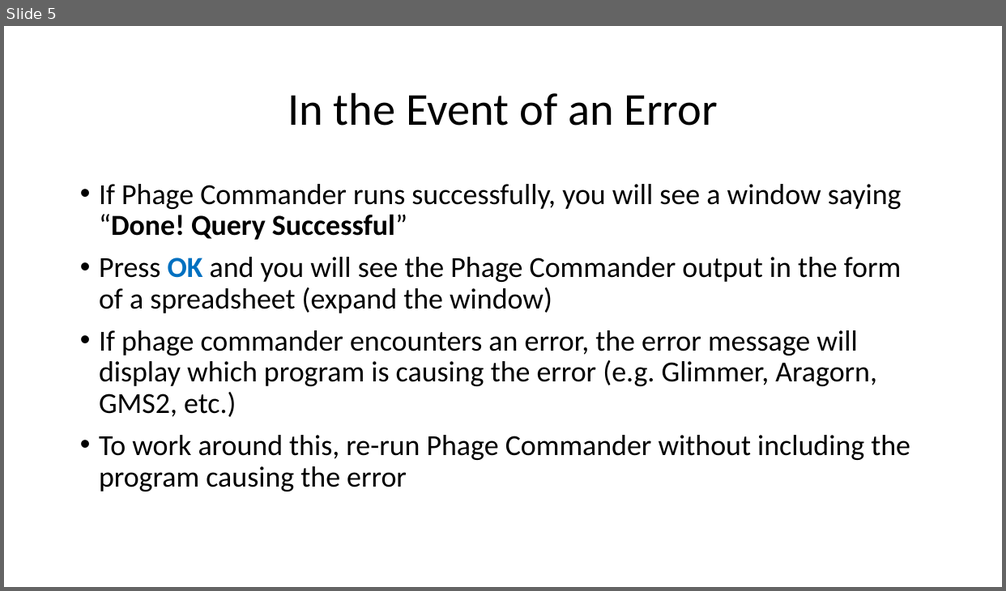
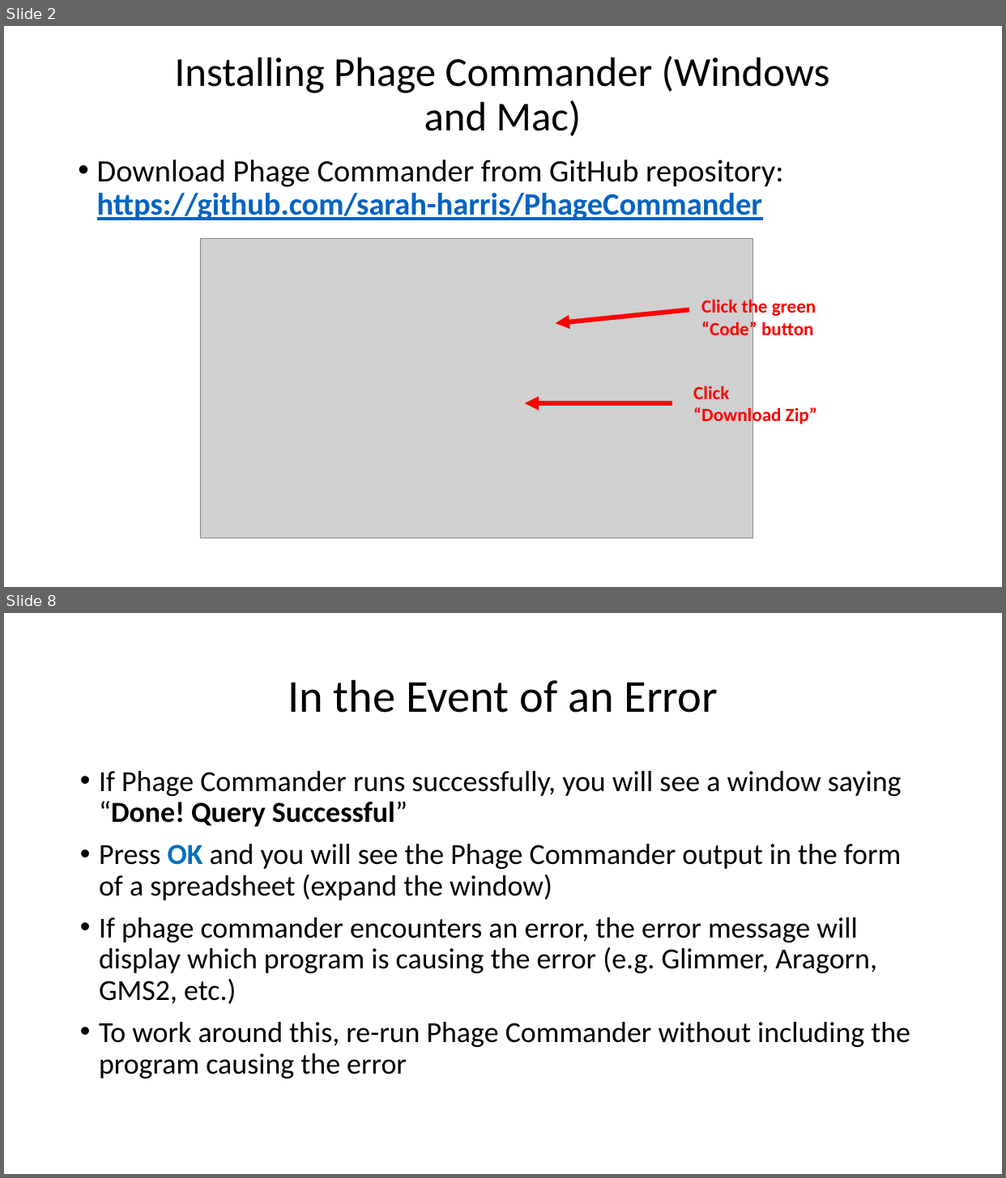
Before and after one commit to sarah-harris/PhageCommander, a slide deck: Phage Commander User Guide.pptx. Shown one above the other, each under a label of ours: slide 5 before the commit, slides 2 and 8 after it; the slides between them are not shown. The pictures are 1006x591 and 1006x1178 pixels, drawn with LibreOffice and Linux fonts; fonts in the diff are those of the drawing; grey boxes stand for pictures. Boxes give left, top, right and bottom in pixels: in the first picture for what was removed or moved away, otherwise in the second. Text is boxed around its words. In the diff, an @@ line names an element or a change of style, - is before the commit and + after.

```diff
--- a/Phage Commander User Guide.pptx
+++ b/Phage Commander User Guide.pptx
@@ slide 2 added at (4, 26, 1002, 587), background #FFFFFF @@
@@ title added at (175, 56, 830, 136), 39.6 pt, text #000000 @@
+Installing Phage Commander (Windows and Mac)
@@ text added at (97, 160, 783, 220), 30 pt, text #0563C1, bold, underline @@
+• Download Phage Commander from GitHub repository: https://github.com/sarah-harris/PhageCommander
@@ picture added at (200, 239, 752, 539) @@
@@ arrow added from (690, 310) to (556, 323), #FF0000 4.5 pt @@
@@ text added at (701, 297, 816, 340), 18 pt, text #FF0000, bold @@
+Click the green “Code” button
@@ text added at (693, 386, 817, 427), 18 pt, text #FF0000, bold @@
+Click
+“Download Zip”
@@ arrow added from (672, 403) to (525, 403), #FF0000 4.5 pt @@
@@ what was slide 5 is now slide 8 @@
```
Also in this commit, not shown: 9 slides changed, 5 other slides added, 39 other files.
